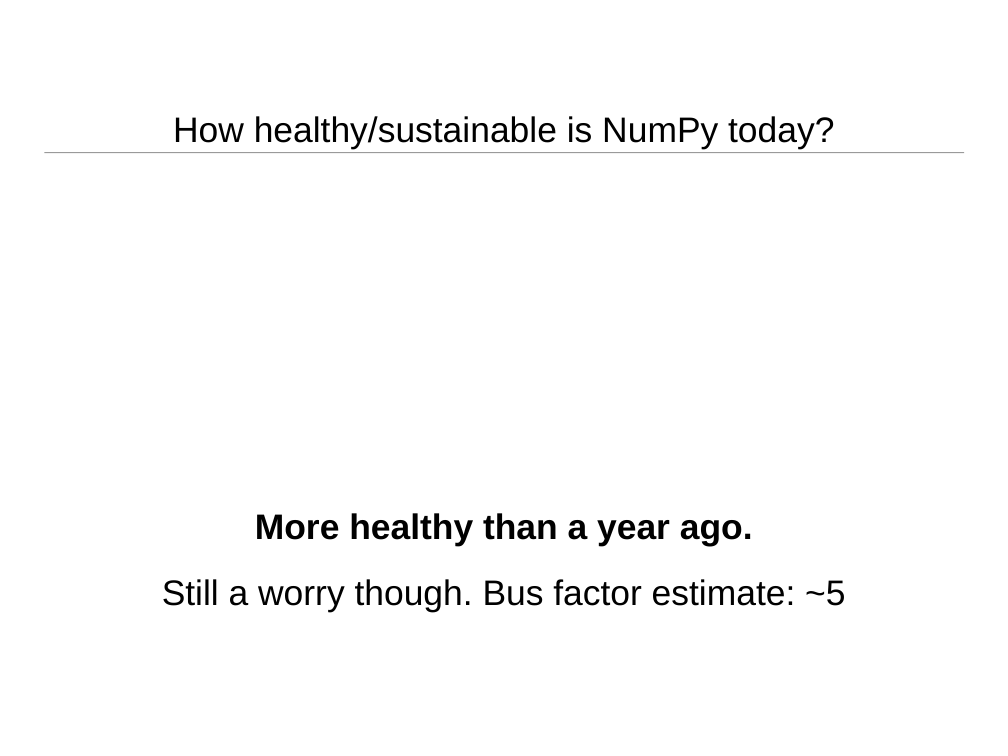
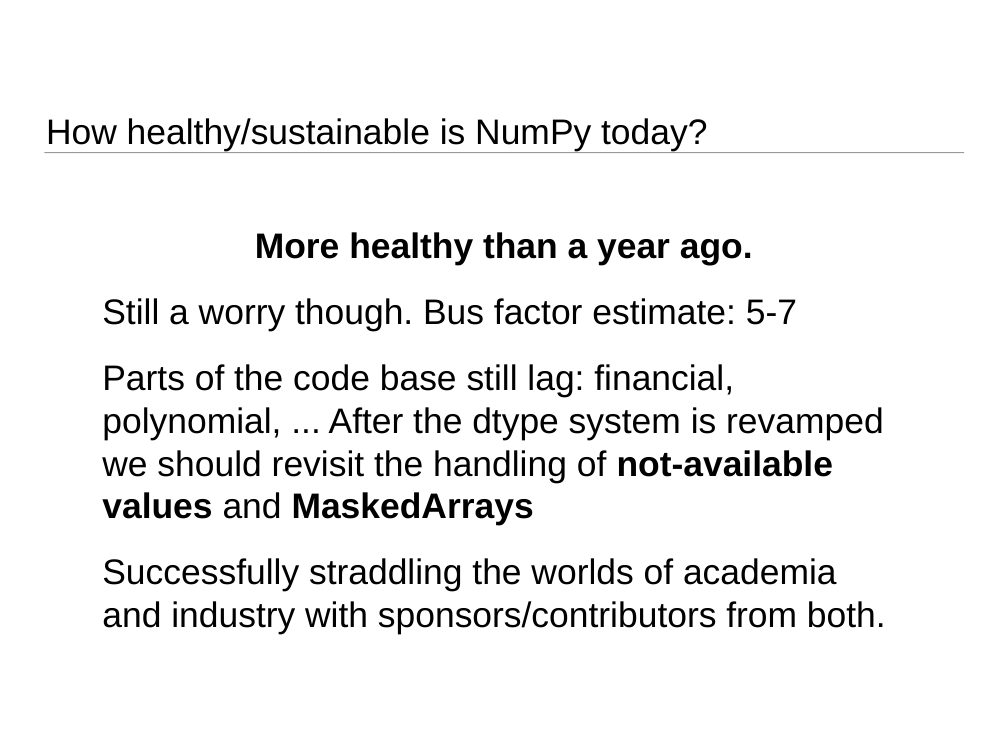
Before and after one commit to BIDS-numpy/docs, a slide deck: slide 13 of presentations/inside_numpy_talk_euroscipy2019.pptx (slide 12 before the commit). Drawn at 1008x756 pixels with LibreOffice and Linux fonts; fonts in the diff are those of the drawing. Boxes give left, top, right and bottom in pixels: in the first picture for what was removed or moved away, otherwise in the second. Text is boxed around its words. In the diff, an @@ line names an element or a change of style, - is before the commit and + after.

```diff
--- a/presentations/inside_numpy_talk_euroscipy2019.pptx
+++ b/presentations/inside_numpy_talk_euroscipy2019.pptx
@@ text added at bbox=[46, 118, 707, 152], 36 pt, text #000000 @@
+How healthy/sustainable is NumPy today?
@@ text at bbox=[173, 116, 834, 150]: paragraph removed @@
-How healthy/sustainable is NumPy today?
@@ text at bbox=[102, 298, 886, 634]: text changed @@
-Still a worry though. Bus factor estimate: ~5
+Still a worry though. Bus factor estimate: 5-7
+Parts of the code base still lag: financial, polynomial, ... After the dtype system is revamped we should revisit the handling of not-available values and MaskedArrays
+Successfully straddling the worlds of academia and industry with sponsors/contributors from both.
```
Also in this commit, not shown: 5 other slides changed, 2 slides added, 1 slide removed, 1 other file.
